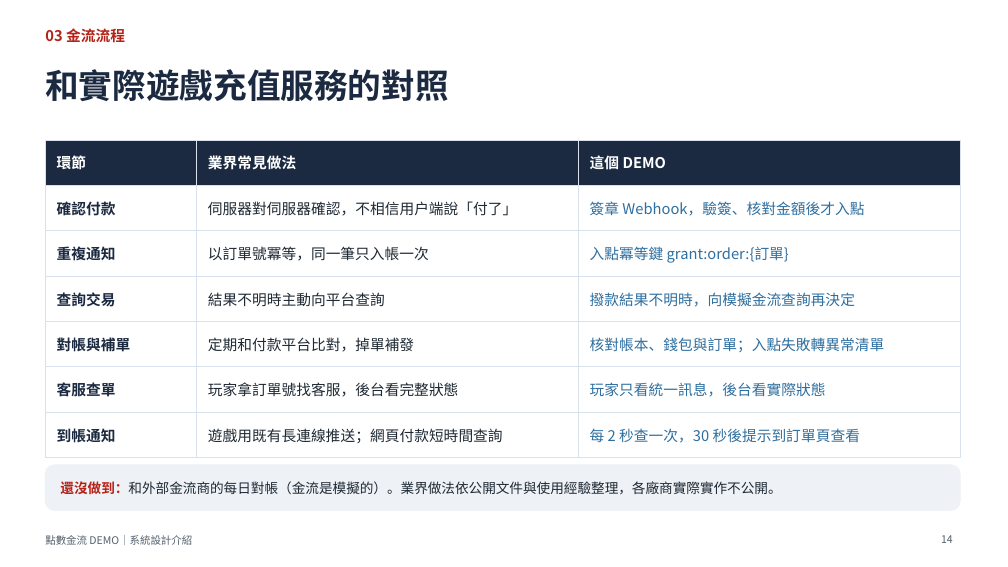
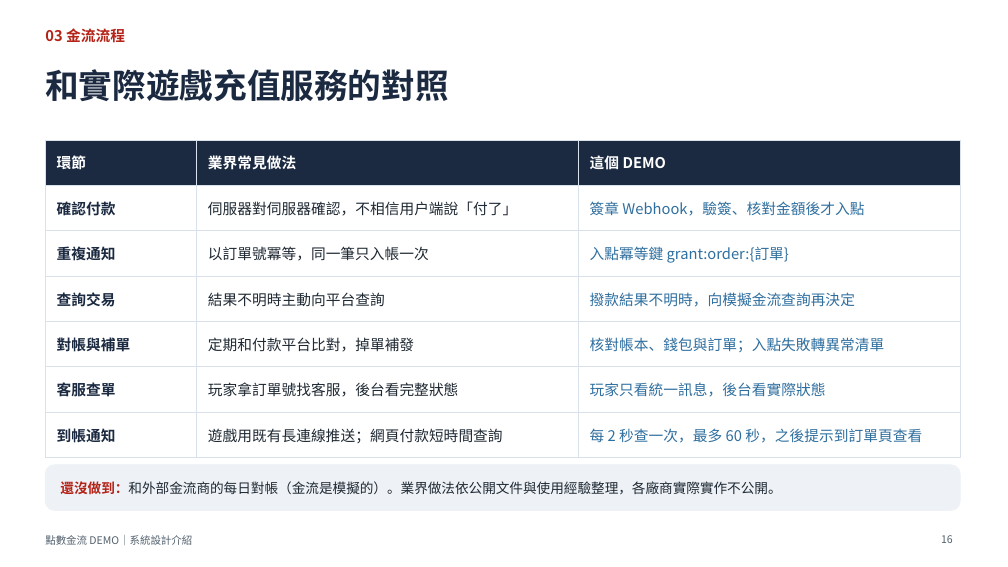
Before and after one commit to knnv0576/TopUpSystem, a slide deck: slide 16 of docs/點數金流DEMO_系統設計介紹.pptx (slide 14 before the commit). Drawn at 1008x567 pixels with LibreOffice and Linux fonts; fonts in the diff are those of the drawing. Boxes give left, top, right and bottom in pixels: in the first picture for what was removed or moved away, otherwise in the second. Text is boxed around its words. In the diff, an @@ line names an element or a change of style, - is before the commit and + after.

```diff
--- a/docs/點數金流DEMO_系統設計介紹.pptx
+++ b/docs/點數金流DEMO_系統設計介紹.pptx
@@ table at bbox=[45, 140, 960, 449] @@
-row 7, column 3: 每 2 秒查一次，30 秒後提示到訂單頁查看
+row 7, column 3: 每 2 秒查一次，最多 60 秒，之後提示到訂單頁查看
@@ page number at bbox=[941, 535, 953, 543]: text changed @@
-14
+16
```
Also in this commit, not shown: 7 other slides changed, 6 slides added, 3 slides removed, 49 other files.
